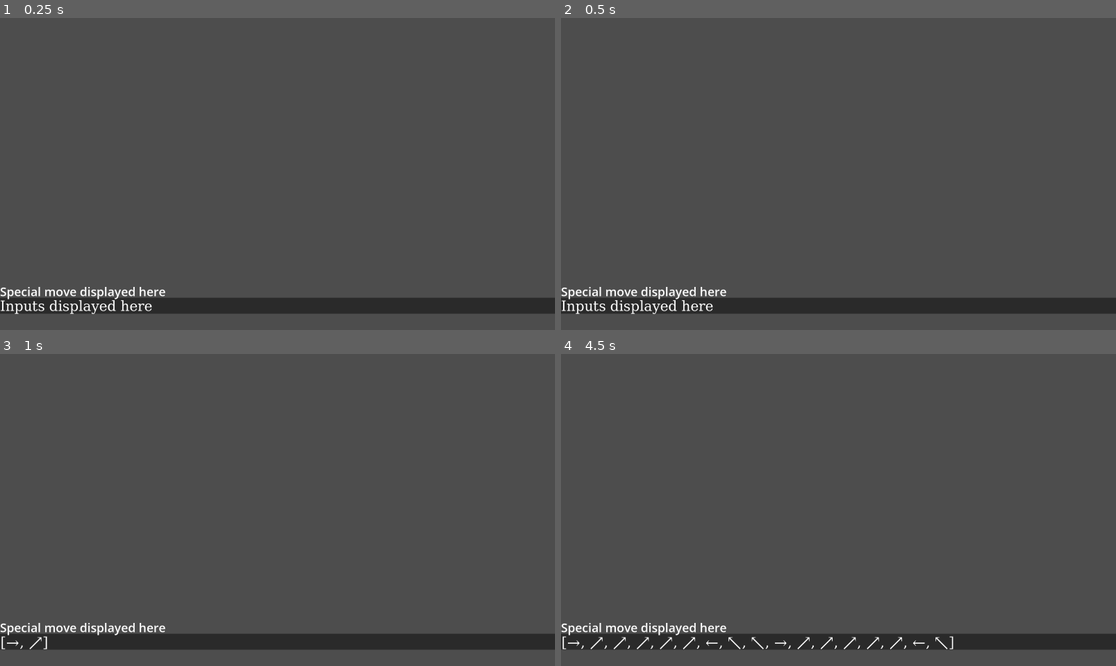
Above: before the commit, frames 1-4 (two rows, left to right).
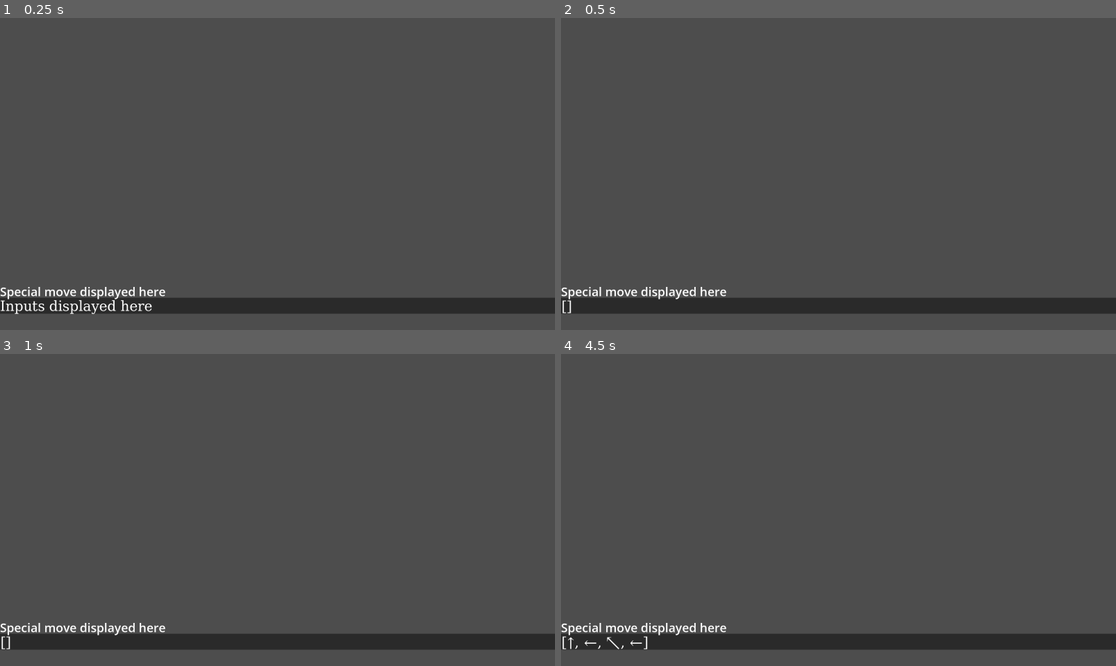
Above: after the commit, the same moments.

Repository: SeulLip/2DBeatEmUp
Game: Godot game, scene res://Input Display.tscn
Same seed, same stepped clock (60 frames per second), same inputs: the game is played once before the commit and once after it.
Inputs:
- Up to frame 1 (0.25 s): no input
- Up to frame 2 (0.5 s): no input
- Up to frame 3 (1 s): tap Enter at 0.5 s; hold D (move_right) from 0.53 s (still down); hold W (move_up) from 0.53 s (still down)
- Up to frame 4 (4.5 s): tap Space at 1.25, 4.25 s; release W (move_up) at 1.28 s; tap W (move_up) at 1.35, 1.52, 1.82, 2.85, 3.02, 3.32, 4.35 s; release D (move_right) at 2.03 s; hold A (move_left) 2.03-2.78 s; hold W (move_up) 2.03-2.78 s; tap Enter at 2.75 s; hold D (move_right) 2.78-4.28 s; hold W (move_up) 3.53-4.28 s; hold A (move_left) from 4.28 s (still down)

Frame 1 is identical in both runs. In frame 2, 0.4% of the frame differs, in the area x 0-28%, y 90-95%; in frame 3, less than 0.1%; in frame 4, 0.5%, in the area x 1-71%, y 90-95%.
Error before the commit: Attempt to call function 'is_on_floor' in base 'null instance' on a null instance. (res://Scripts/InputBuffer.gd:20)
Error after the commit: Attempt to call function 'is_on_floor' in base 'null instance' on a null instance. (res://Scripts/InputBuffer.gd:44)

Commit message:
Held inputs and frames
Frames instead of seconds on buffer clear. Tried to make held buttons work better.

Diff:
--- a/Scripts/InputBuffer.gd
+++ b/Scripts/InputBuffer.gd
@@ -3,28 +3,52 @@
 var buffer := []
 var timer := 0.0
 
+var held_directions := {
+	"move_up": false,
+	"move_down": false,
+	"move_left": false,
+	"move_right": false
+}
+
 func _input(event):
-	if event.is_pressed():
-		if event is InputEventKey or event is InputEventJoypadButton:
-			var direction = get_direction_vector()
+	# Only care about keys or buttons
+	if event is InputEventKey or event is InputEventJoypadButton:
+		for action in held_directions.keys():
+			if InputMap.action_has_event(action, event):
+				# Update held state
+				held_directions[action] = event.pressed
 
-			# Only record if it has a direction (↓, →, etc.)
-			if direction != Vector2.ZERO:
-				buffer.push_back(direction)
-				print_buffer(buffer)
+				# Update current direction vector
+				var new_direction := get_current_direction()
+				if buffer.is_empty() or buffer.back() != new_direction:
+					if new_direction != Vector2.ZERO:
+						buffer.push_back(new_direction)
+						print_buffer(buffer)
+
+func get_current_direction() -> Vector2:
+	var x := int(held_directions["move_right"]) - int(held_directions["move_left"])
+	var y := int(held_directions["move_down"]) - int(held_directions["move_up"])
+	return Vector2(x, y)
+
+
+var frame_counter := 0
 
 func _physics_process(_delta):
-	timer += _delta
+	frame_counter += 1
 
-	if timer > 0.3:
-		if $Player.is_on_floor() and Input.is_action_just_pressed("move_up"):
+	if frame_counter >= 16:
+		buffer.clear()
+		print_buffer(buffer)
+		frame_counter = 0
+
+	if Input.is_action_just_pressed("move_up") and $Player.is_on_floor():
+		if not buffer.is_empty():
+			var event = buffer.pop_front()
 			$Player.jump()
-			var event = buffer.pop_front()
-			print('execute event %s!' % event)
+			print("Execute event %s!" % event)
 			print_buffer(buffer)
-			timer = 0
-		elif Input.is_action_just_pressed("move_up"):
-			buffer.clear()
+
+
 
 func print_buffer(b: Array):
 	var symbols := []
